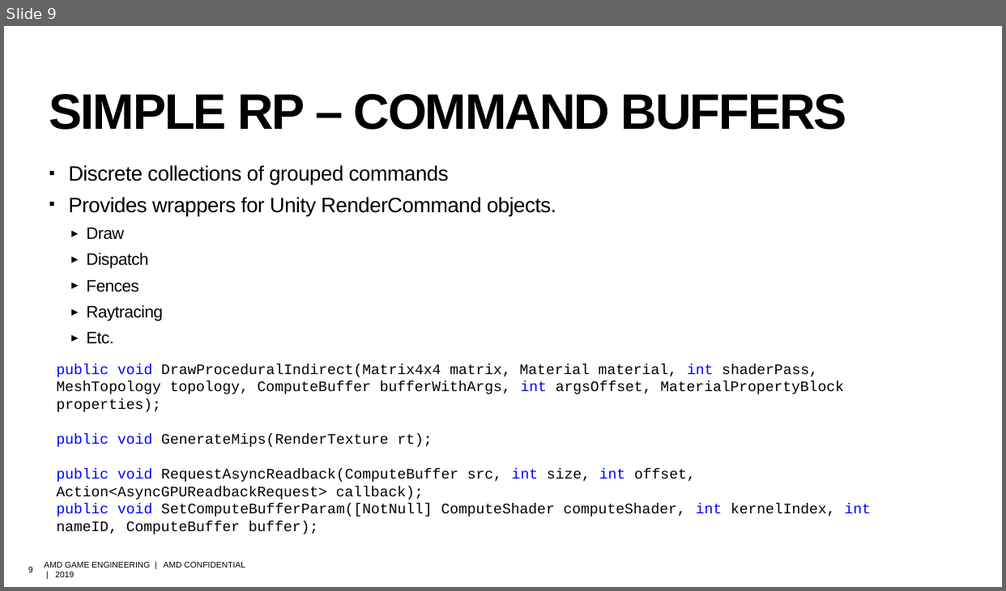
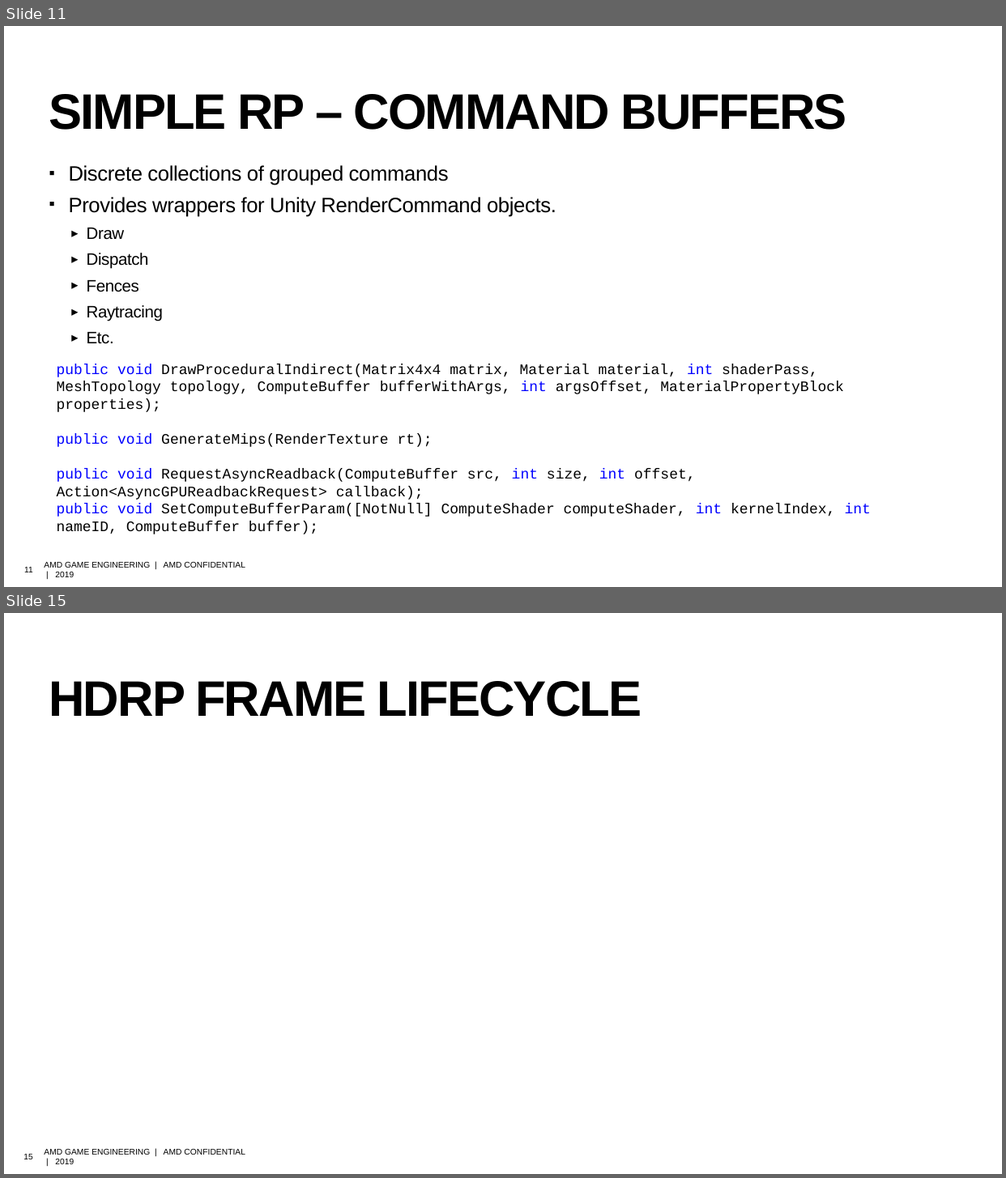
Before and after one commit to david-lively/CustomSRP, a slide deck: HDRP.pptx. Shown one above the other, each under a label of ours: slide 9 before the commit, slides 11 and 15 after it; the slides between them are not shown. The pictures are 1006x591 and 1006x1178 pixels, drawn with LibreOffice and Linux fonts; fonts in the diff are those of the drawing; background and template pictures are left out. Boxes give left, top, right and bottom in pixels: in the first picture for what was removed or moved away, otherwise in the second. Text is boxed around its words. In the diff, an @@ line names an element or a change of style, - is before the commit and + after.

```diff
--- a/HDRP.pptx
+++ b/HDRP.pptx
@@ slide 15 added at bbox=[4, 613, 1002, 1174], background picture (left out); not listed: 2 template elements that a slide beside it also shows @@
@@ title added at bbox=[49, 681, 642, 717], 48 pt, text #000000, bold @@
+HDRP FRAME LIFECYCLE
@@ what was slide 9 is now slide 11 @@
@@ page number at bbox=[24, 567, 33, 573]: text changed @@
-9
+11
```
Also in this commit, not shown: 6 slides changed, 3 other slides added, 2 other files.
